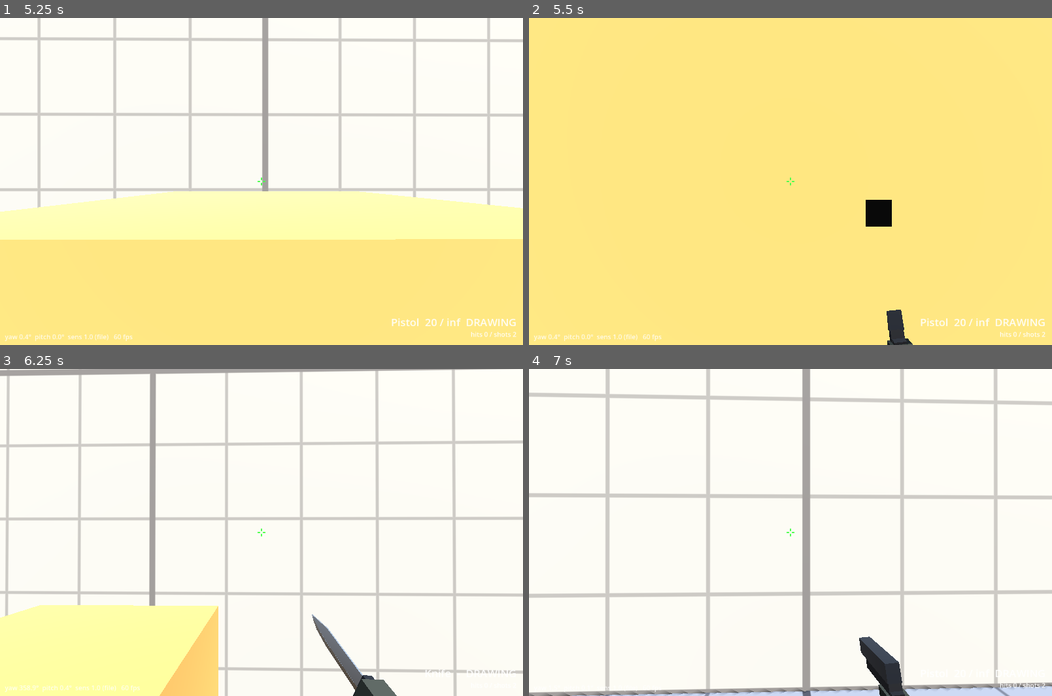
Above: before the commit, frames 1-4 (two rows, left to right).
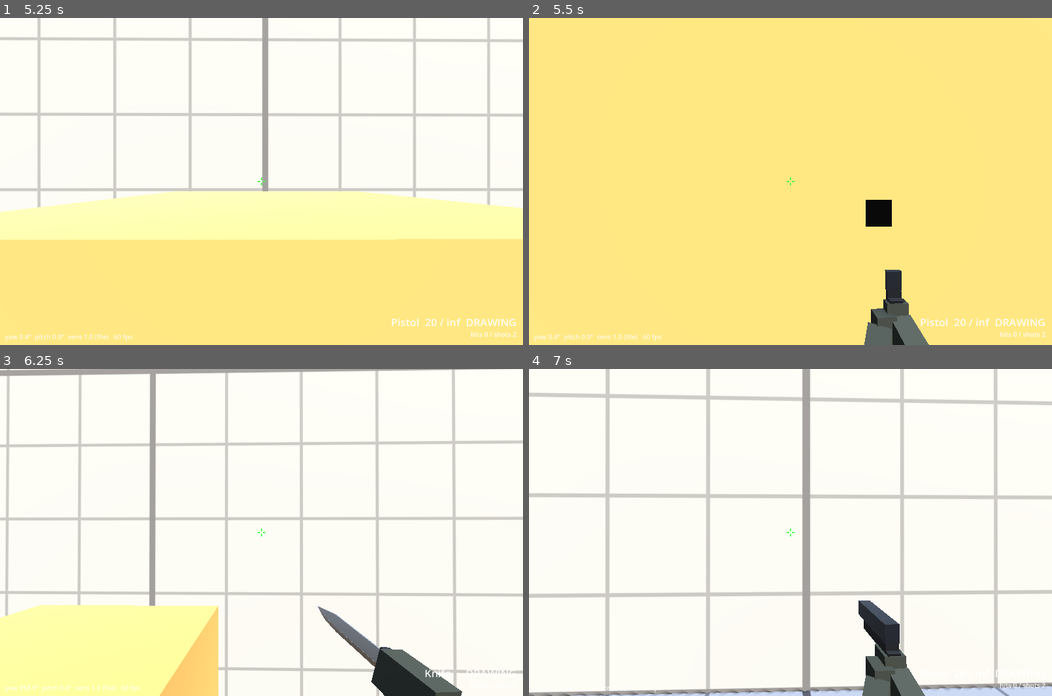
Above: after the commit, the same moments.

Repository: chang814/deploy-lab
Game: Godot game, scene res://scenes/main.tscn
Same seed, same stepped clock (60 frames per second), same inputs: the game is played once before the commit and once after it.
Inputs (mouse positions are in pixels of both pictures, inside the frame that each line leads up to):
- Up to frame 1 (5.25 s): tap Enter at 0.5 s; move the mouse to (287, 181) at 0.52 s; hold W from 0.53 s (still down); tap C at 0.6 s; click (287, 181) at 0.67 s; tap Space at 0.77, 1.52, 3.02, 3.77, 4.52 s; move the mouse to (235, 181) at 1.27 s; tap N at 1.35 s; move the mouse to (271, 174) at 2.02 s; tap Z at 2.1 s; move the mouse to (256, 188) at 2.77 s; tap F at 2.85 s; click (256, 188) at 2.92 s; move the mouse to (298, 184) at 3.52 s; tap Shift at 3.6 s; move the mouse to (219, 178) at 4.27 s; tap 1 at 4.35 s; move the mouse to (266, 181) at 5.02 s; tap 2 at 5.1 s; click (266, 181) at 5.17 s
- Up to frame 2 (5.5 s): keep holding W
- Up to frame 3 (6.25 s): move the mouse to (240, 525) at 5.77 s; release W at 5.78 s; hold D from 5.78 s (still down); tap 3 at 5.85 s; tap Space at 6.02 s
- Up to frame 4 (7 s): move the mouse to (816, 532) at 6.52 s; release D at 6.53 s; hold W from 6.53 s (still down); tap Q at 6.6 s; tap Space at 6.77 s

Frame 1 is identical in both runs. In frame 2, 1.4% of the frame differs, in the area x 64-77%, y 77-100%; in frame 3, 3.0%, in the area x 59-89%, y 72-100%; in frame 4, 2.0%.

Commit message:
tune(v0.2): slower knife motions, faster draw raise, lighter tracers, natural knife rest pose
- slash 0.42 s, stab motion 0.7 s (attack intervals unchanged)
- Draw raise finishes in the first 55% of the draw time; first-shot time unchanged (1.000 s, P0-5)
- Tracers thinner, more transparent, 35 ms
- Knife rests low-right with the point forward; narrower slash arcs

Refs #41.
Agent: claude

Diff:
--- a/data/weapons/weapons.json
+++ b/data/weapons/weapons.json
@@ -15,11 +15,12 @@
 		"bob_freq_per_m": 1.6,
 		"bob_x_m": 0.008,
 		"bob_y_m": 0.006,
-		"slash_s": 0.3,
-		"stab_s": 0.55,
+		"slash_s": 0.42,
+		"stab_s": 0.7,
+		"draw_anim_fraction": 0.55,
 		"inspect_knife_s": 3.2,
 		"inspect_gun_s": 2.6,
-		"tracer_s": 0.06
+		"tracer_s": 0.035
 	},
 	"weapons": [
 		{
--- a/src/game/weapon_controller.gd
+++ b/src/game/weapon_controller.gd
@@ -13,8 +13,8 @@
 ## 拔出（从下方带旋转升起）、换弹（下沉并侧倾）、刀的挥砍。
 
 const HIP_POS: Vector3 = Vector3(0.19, -0.2, -0.42)    # 枪械模型在相机空间里的位置
-const KNIFE_POS: Vector3 = Vector3(0.17, -0.18, -0.38) # 刀的位置
-const KNIFE_ROT_DEG: Vector3 = Vector3(24.0, 10.0, -20.0)
+const KNIFE_POS: Vector3 = Vector3(0.2, -0.2, -0.36)  # 刀的位置（右下）
+const KNIFE_ROT_DEG: Vector3 = Vector3(8.0, 16.0, -12.0)   # 刀尖朝前偏向画面中心，略上扬，刃口朝下
 const KNIFE_SCALE: float = 1.0
 const VM_SCALE: float = 0.78
 
@@ -189,7 +189,8 @@
 	var anim_rot: Vector3 = Vector3.ZERO
 	if state.state == WeaponState.State.DRAWING:
 		var draw_s: float = float(state.weapons[_shown]["draw_s"])
-		var t: float = clampf(1.0 - (state.ready_at_s - state.now_s) / maxf(draw_s, 1e-6), 0.0, 1.0)
+		# 升起动画在拔出时长的前 draw_anim_fraction 内完成，之后端平等待可以开火（开火时刻不变）
+		var t: float = clampf((1.0 - (state.ready_at_s - state.now_s) / maxf(draw_s, 1e-6)) / maxf(vm["draw_anim_fraction"], 1e-6), 0.0, 1.0)
 		var k: float = pow(1.0 - t, 3.0)
 		anim_pos = Vector3(0.03 * k, -cfg.viewmodel["draw_drop_m"] * k, 0.0)
 		anim_rot = Vector3(-35.0 * k, 0.0, 20.0 * k)
@@ -274,8 +275,8 @@
 	var roll: float = -45.0 if dir > 0.0 else 135.0
 	return keyframes(s, [
 		[0.0, Vector3.ZERO, Vector3.ZERO],
-		[0.18, Vector3(0.09 * dir, 0.07 * dir, 0.02), Vector3(10.0 * dir, -18.0 * dir, roll)],
-		[0.6, Vector3(-0.15 * dir, -0.08 * dir, -0.1), Vector3(-15.0 * dir, 30.0 * dir, roll)],
+		[0.2, Vector3(0.05 * dir, 0.05 * dir, 0.02), Vector3(8.0 * dir, -14.0 * dir, roll)],
+		[0.55, Vector3(-0.12 * dir, -0.05 * dir, -0.08), Vector3(-10.0 * dir, 24.0 * dir, roll)],
 		[1.0, Vector3.ZERO, Vector3.ZERO],
 	])
 
@@ -360,11 +361,11 @@
 		return
 	var tracer: MeshInstance3D = MeshInstance3D.new()
 	var mesh: BoxMesh = BoxMesh.new()
-	mesh.size = Vector3(0.012, 0.012, length)
+	mesh.size = Vector3(0.006, 0.006, length)
 	tracer.mesh = mesh
 	var mat: StandardMaterial3D = StandardMaterial3D.new()
 	mat.shading_mode = BaseMaterial3D.SHADING_MODE_UNSHADED
-	mat.albedo_color = Color(1.0, 0.85, 0.45, 0.85)
+	mat.albedo_color = Color(1.0, 0.88, 0.55, 0.35)
 	mat.transparency = BaseMaterial3D.TRANSPARENCY_ALPHA
 	tracer.material_override = mat
 	tracer.cast_shadow = GeometryInstance3D.SHADOW_CASTING_SETTING_OFF
--- a/src/input/weapon_config.gd
+++ b/src/input/weapon_config.gd
@@ -6,7 +6,7 @@
 const VIEWMODEL_KEYS: PackedStringArray = [
 	"draw_drop_m", "kick_m", "kick_return_per_s", "kick_pitch_deg_per_m", "flash_s", "converge_m",
 	"sway_deg_per_deg", "sway_max_deg", "sway_return_per_s", "bob_freq_per_m", "bob_x_m", "bob_y_m", "slash_s", "tracer_s", "stab_s",
-	"inspect_knife_s", "inspect_gun_s",
+	"inspect_knife_s", "inspect_gun_s", "draw_anim_fraction",
 ]
 const NUM_KEYS: PackedStringArray = ["slot", "draw_s", "fire_interval_s", "magazine", "reload_s", "range_m"]
 
